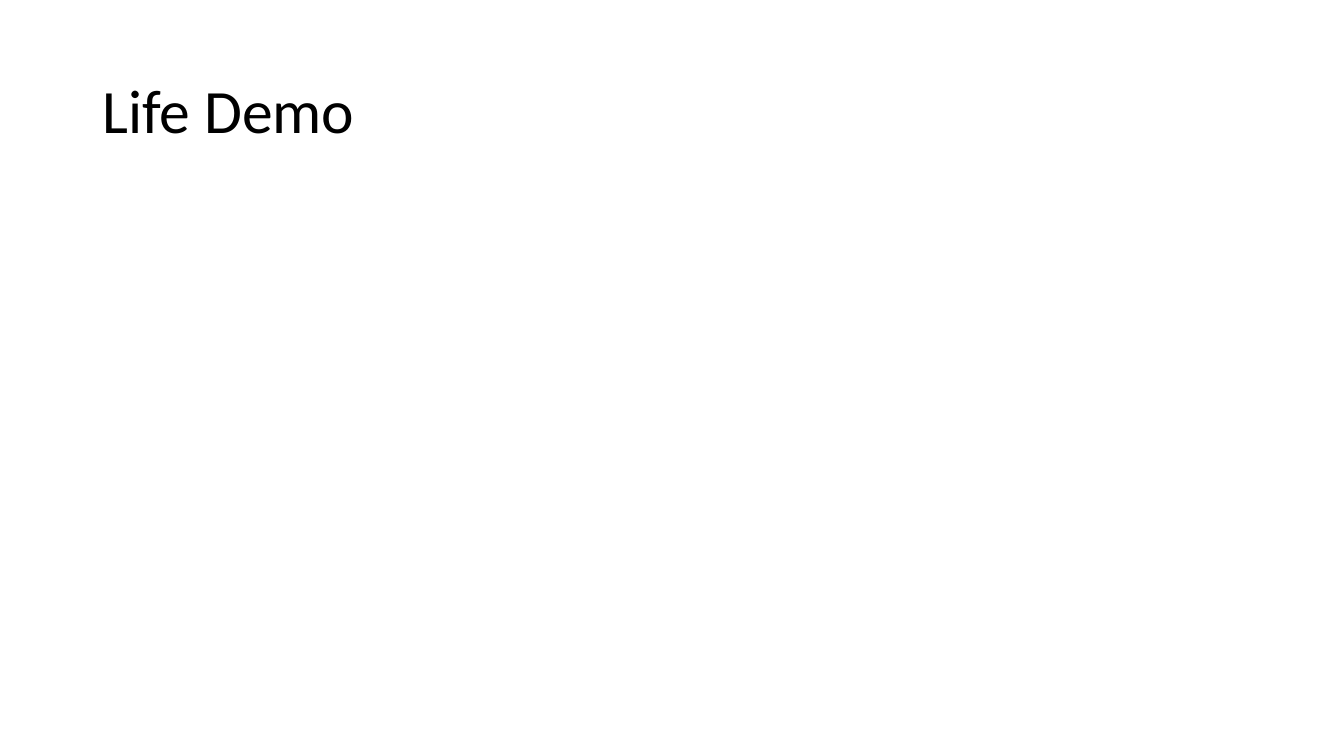
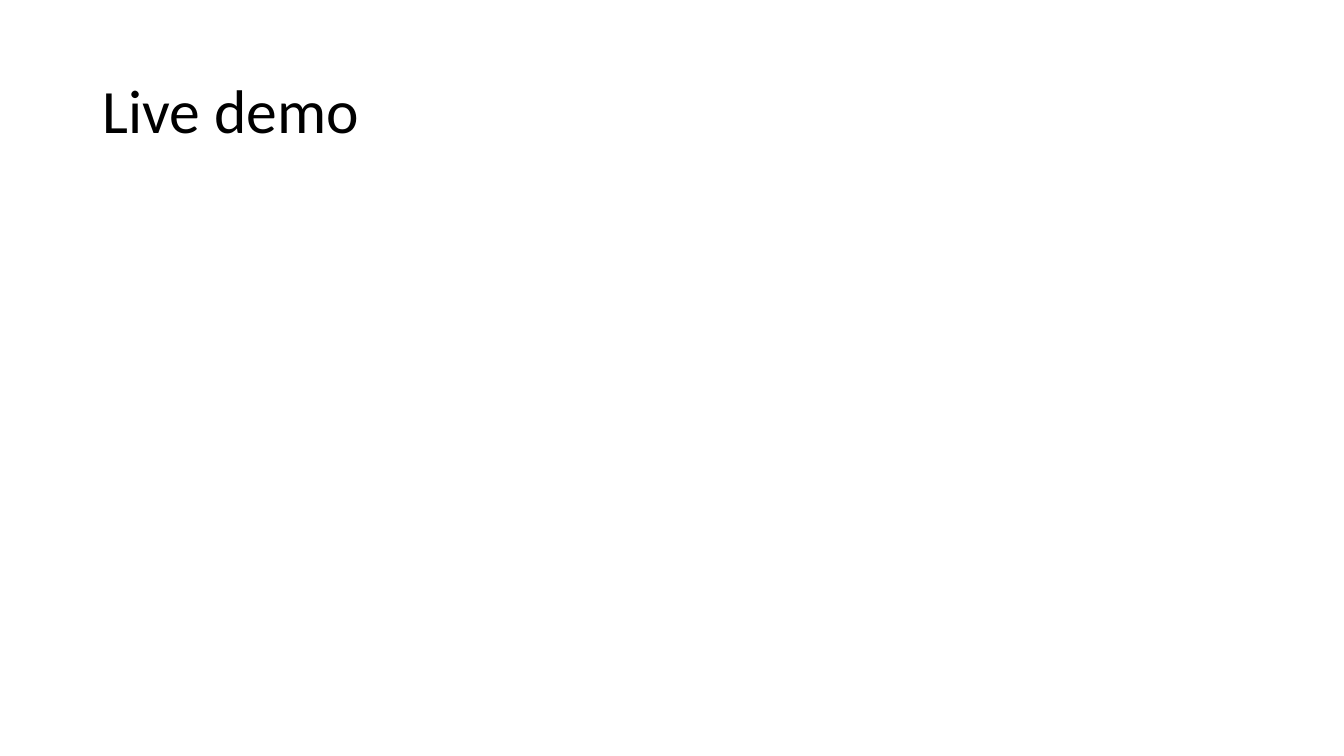
Before and after one commit to ubilab-escape/safe, a slide deck: slide 7 of FinalPresentation.pptx (slide 6 before the commit). Drawn at 1344x756 pixels with LibreOffice and Linux fonts; fonts in the diff are those of the drawing. Boxes give left, top, right and bottom in pixels: in the first picture for what was removed or moved away, otherwise in the second. Text is boxed around its words. In the diff, an @@ line names an element or a change of style, - is before the commit and + after.

```diff
--- a/FinalPresentation.pptx
+++ b/FinalPresentation.pptx
@@ title at [102, 90, 359, 134]: text changed @@
-Life Demo
+Live demo
```
Also in this commit, not shown: 2 other slides changed, 1 slide added, 5 other files.
